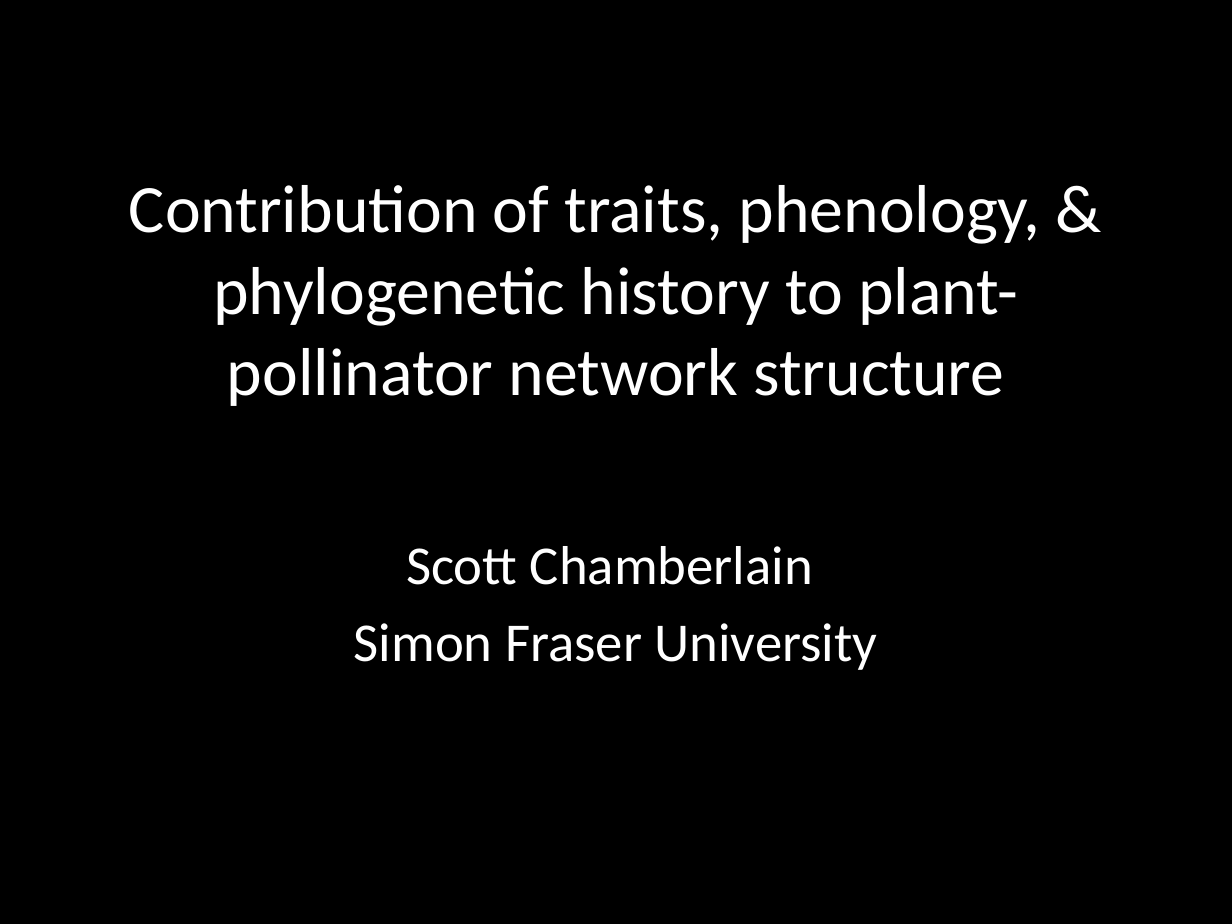
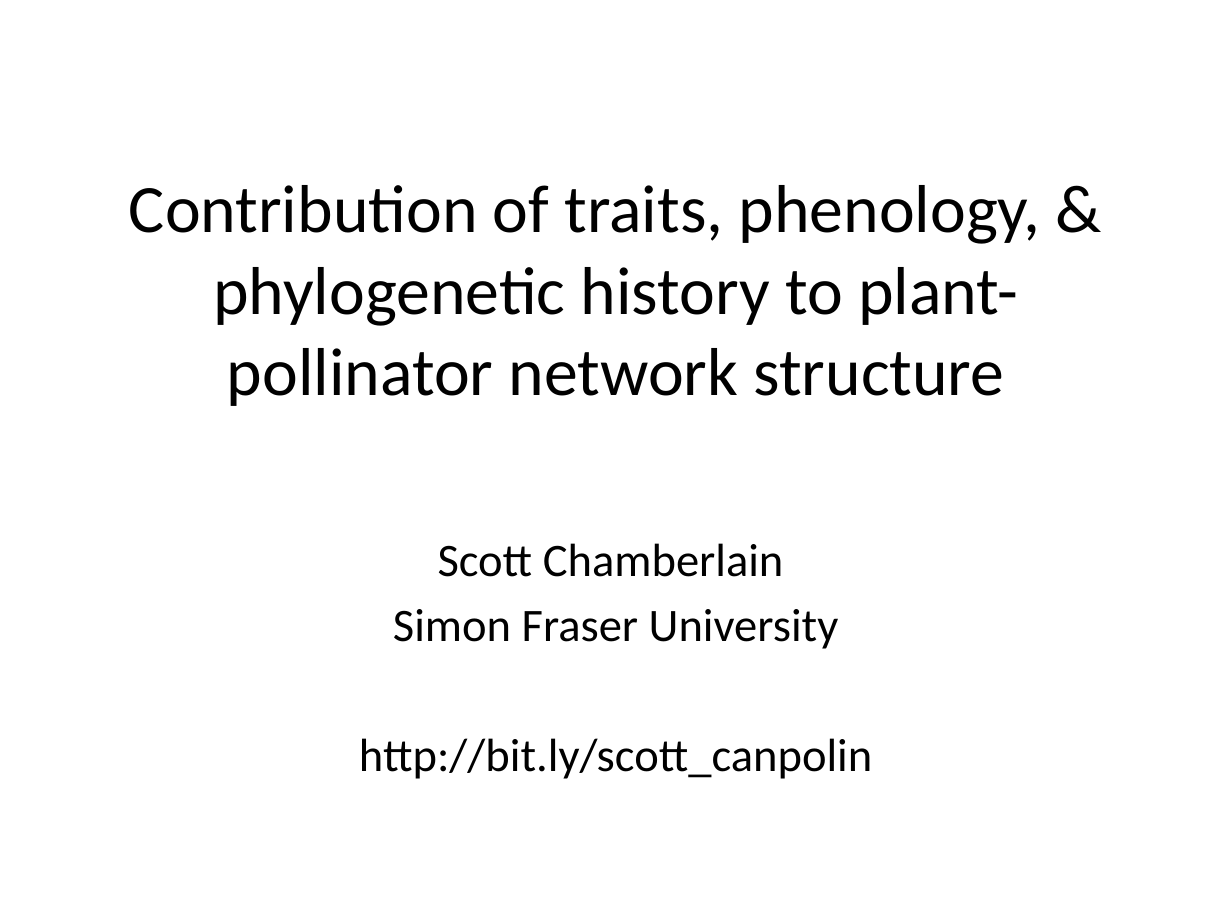
Before and after one commit to sckott/talks, a slide deck: slide 1 of canpolintalk/scott.pptx. Drawn at 1232x924 pixels with LibreOffice and Linux fonts; fonts in the diff are those of the drawing. Boxes give left, top, right and bottom in pixels: in the first picture for what was removed or moved away, otherwise in the second. Text is boxed around its words. In the diff, an @@ line names an element or a change of style, - is before the commit and + after.

```diff
--- a/canpolintalk/scott.pptx
+++ b/canpolintalk/scott.pptx
@@ background #000000 to #FFFFFF @@
@@ title "Contribution of traits, phenology, & ..." at <box>129,185,1041,406</box>: text colour #FFFFFF to #000000 @@
@@ subtitle at <box>393,543,839,649</box>: size 32 to 27.2 pt, text colour #FFFFFF to #000000 in "Scott Chamberlain", "Simon Fraser University" @@
@@ subtitle at <box>359,738,872,779</box>: paragraph added @@
+http://bit.ly/scott_canpolin
```
Also in this commit, not shown: 15 other slides changed, 14 slides added, 2 slides removed, 11 other files.
